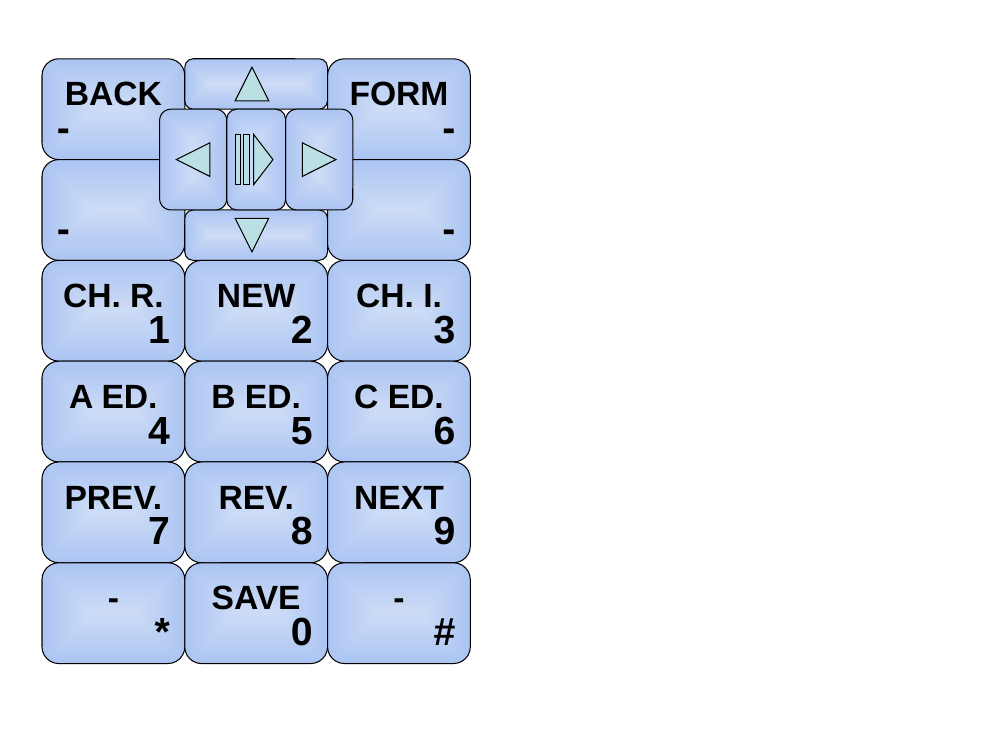
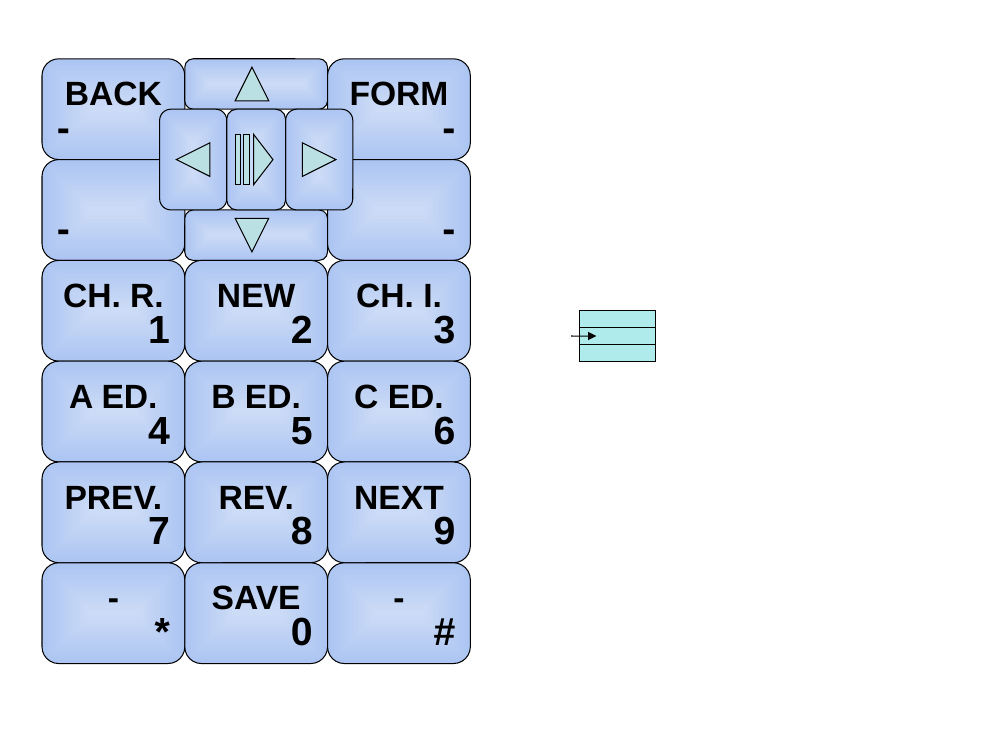
Before and after one commit to mauriciojost/podcastsquizzer, a slide deck: slide 2 of resources/Buttons.ppt (slide 1 before the commit). Drawn at 1008x756 pixels with LibreOffice and Linux fonts; fonts in the diff are those of the drawing. Boxes give left, top, right and bottom in pixels: in the first picture for what was removed or moved away, otherwise in the second. Text is boxed around its words. In the diff, an @@ line names an element or a change of style, - is before the commit and + after.

```diff
--- a/resources/Buttons.ppt
+++ b/resources/Buttons.ppt
@@ rectangle added at [580, 310, 655, 328], fill #33CCCC at 39% opacity, outline #000000 0.74 pt @@
@@ rectangle added at [580, 328, 655, 345], fill #33CCCC at 39% opacity, outline #000000 0.74 pt @@
@@ arrow added from (572, 336) to (597, 336), #000000 0.74 pt @@
@@ rectangle added at [580, 345, 655, 362], fill #33CCCC at 39% opacity, outline #000000 0.74 pt @@
```
Also in this commit, not shown: 2 slides added, 9 other files.
